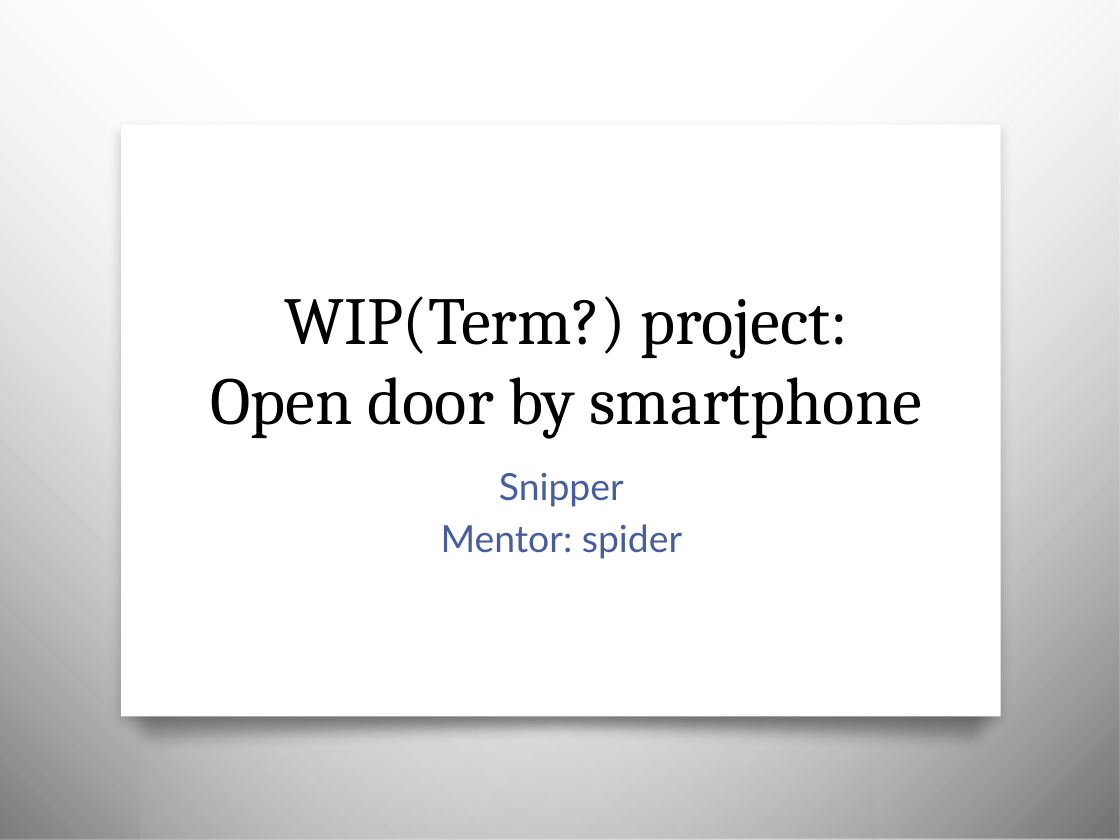
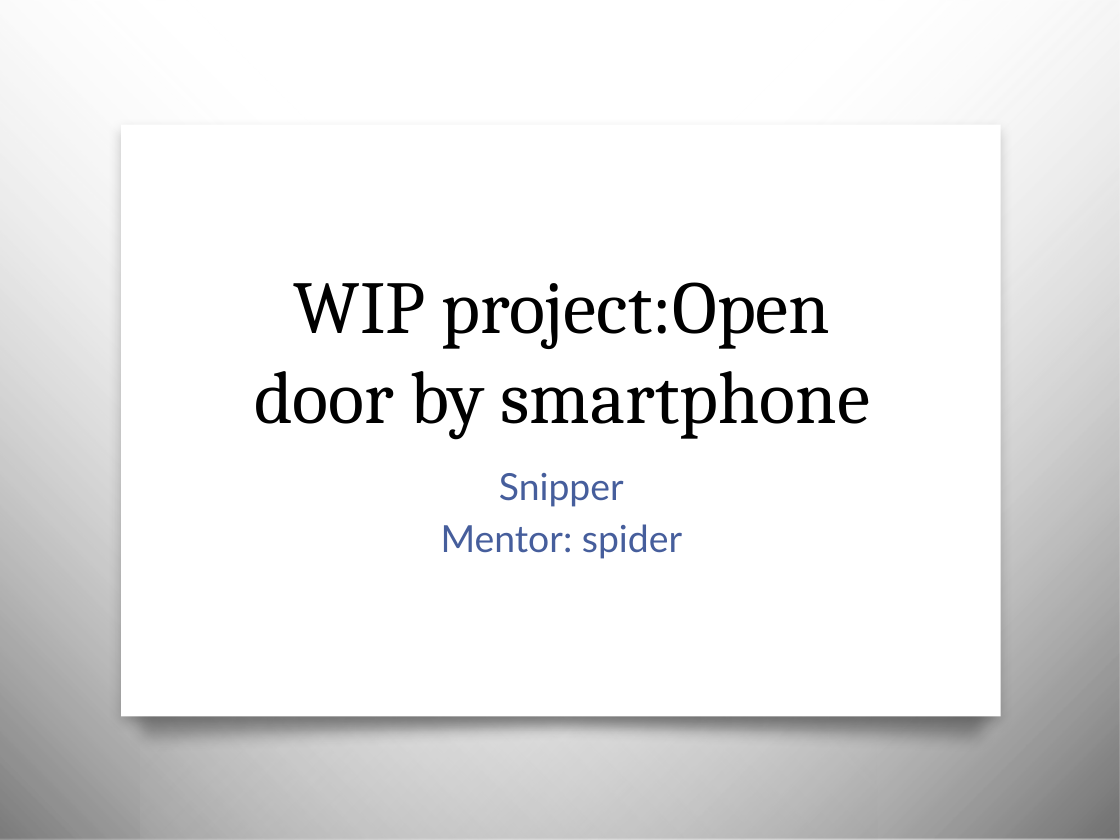
Before and after one commit to foretell412/term2012, a slide deck: slide 1 of Presentation1.pptx. Drawn at 1120x840 pixels with LibreOffice and Linux fonts; fonts in the diff are those of the drawing; background and template pictures are left out. Boxes give left, top, right and bottom in pixels: in the first picture for what was removed or moved away, otherwise in the second. Text is boxed around its words. In the diff, an @@ line names an element or a change of style, - is before the commit and + after.

```diff
--- a/Presentation1.pptx
+++ b/Presentation1.pptx
@@ title at box(254, 282, 870, 439): text changed; size 43.2 to 48 pt @@
-WIP(Term?) project:
-Open door by smartphone
+WIP project:Open door by smartphone
```
Also in this commit, not shown: 5 other slides changed, 1 slide added.
